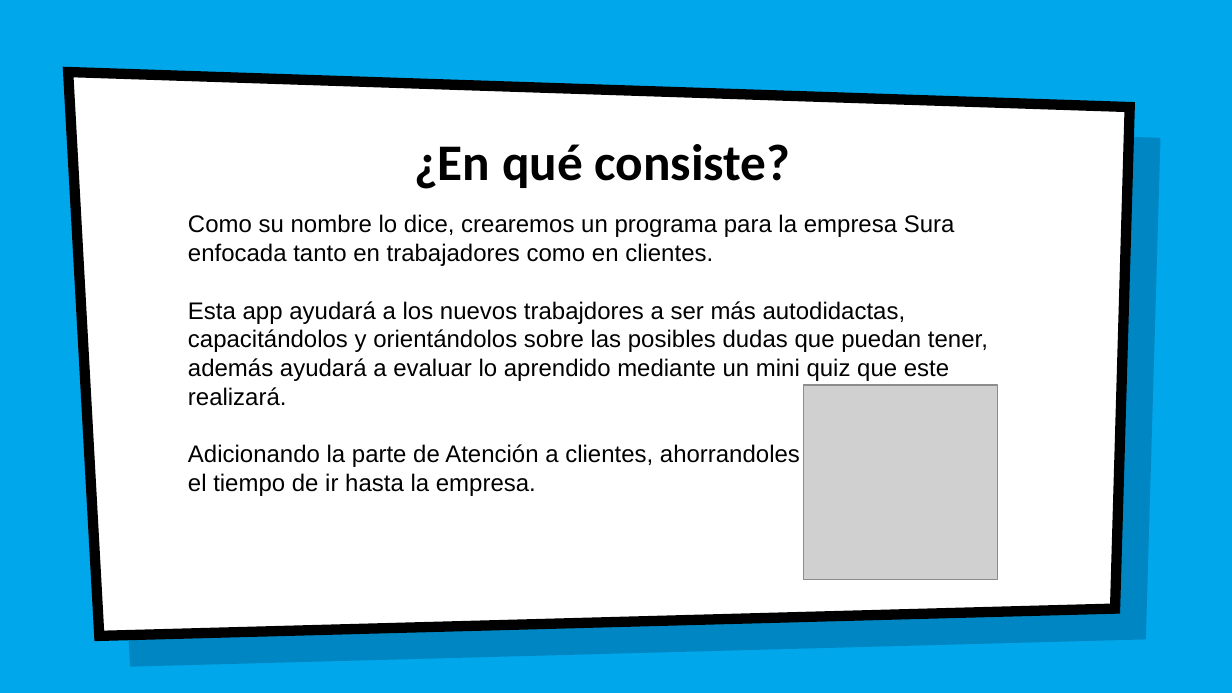
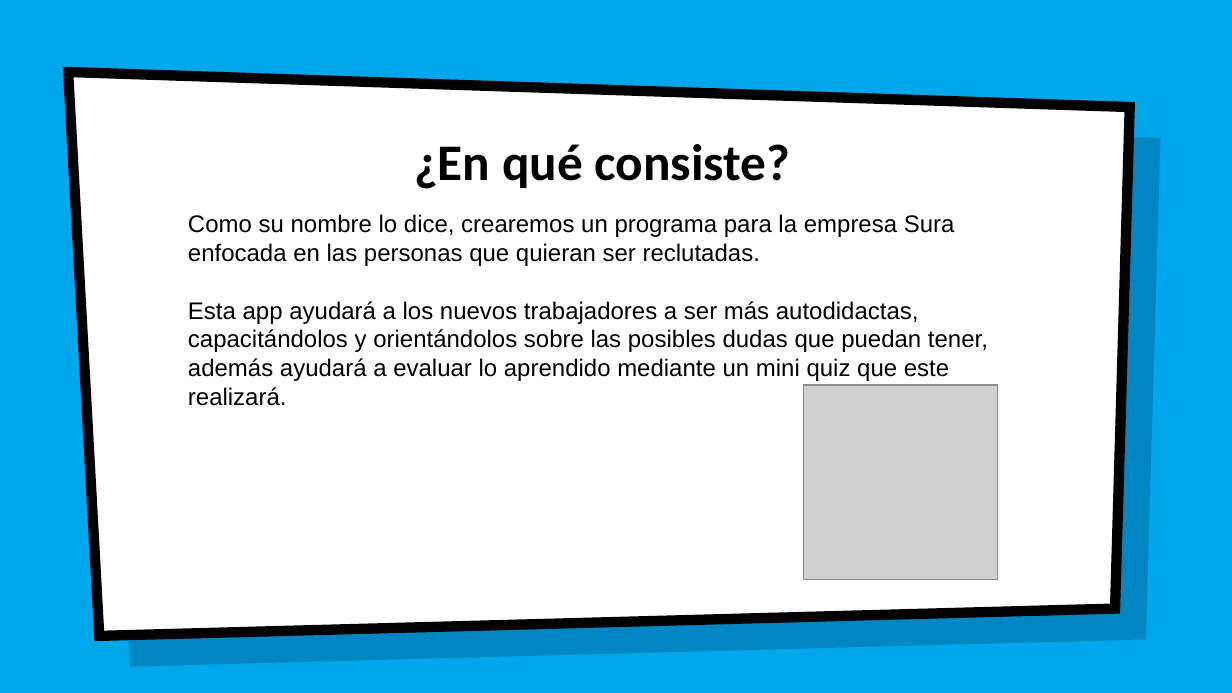
Before and after one commit to jesusapb/SURA-BOT, a slide deck: slide 2 of documentacion/Surabot.pptx. Drawn at 1232x693 pixels with LibreOffice and Linux fonts; fonts in the diff are those of the drawing; grey boxes stand for pictures; background and template pictures are left out. Boxes give left, top, right and bottom in pixels: in the first picture for what was removed or moved away, otherwise in the second. Text is boxed around its words. In the diff, an @@ line names an element or a change of style, - is before the commit and + after.

```diff
--- a/documentacion/Surabot.pptx
+++ b/documentacion/Surabot.pptx
@@ text at (188,214,988,406): text changed @@
-Como su nombre lo dice, crearemos un programa para la empresa Sura enfocada tanto en trabajadores como en clientes.
-Esta app ayudará a los nuevos trabajdores a ser más autodidactas, capacitándolos y orientándolos sobre las posibles dudas que puedan tener, además ayudará a evaluar lo aprendido mediante un mini quiz que este realizará.
-Adicionando la parte de Atención a clientes, ahorrandoles
-el tiempo de ir hasta la empresa.
+Como su nombre lo dice, crearemos un programa para la empresa Sura enfocada en las personas que quieran ser reclutadas.
+Esta app ayudará a los nuevos trabajadores a ser más autodidactas, capacitándolos y orientándolos sobre las posibles dudas que puedan tener, además ayudará a evaluar lo aprendido mediante un mini quiz que este realizará.
```
Also in this commit, not shown: 6 other slides changed, 42 other files.
